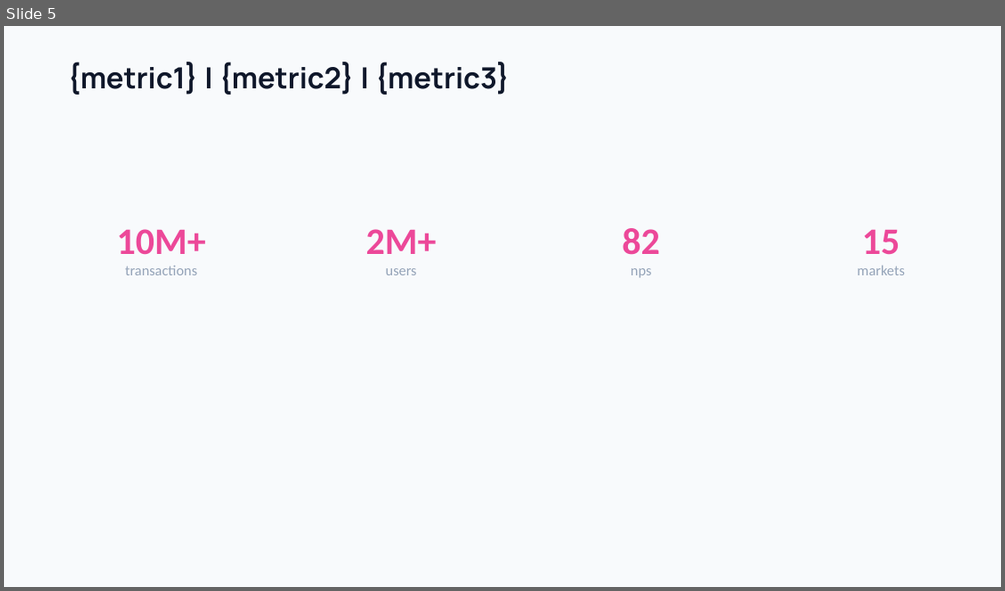
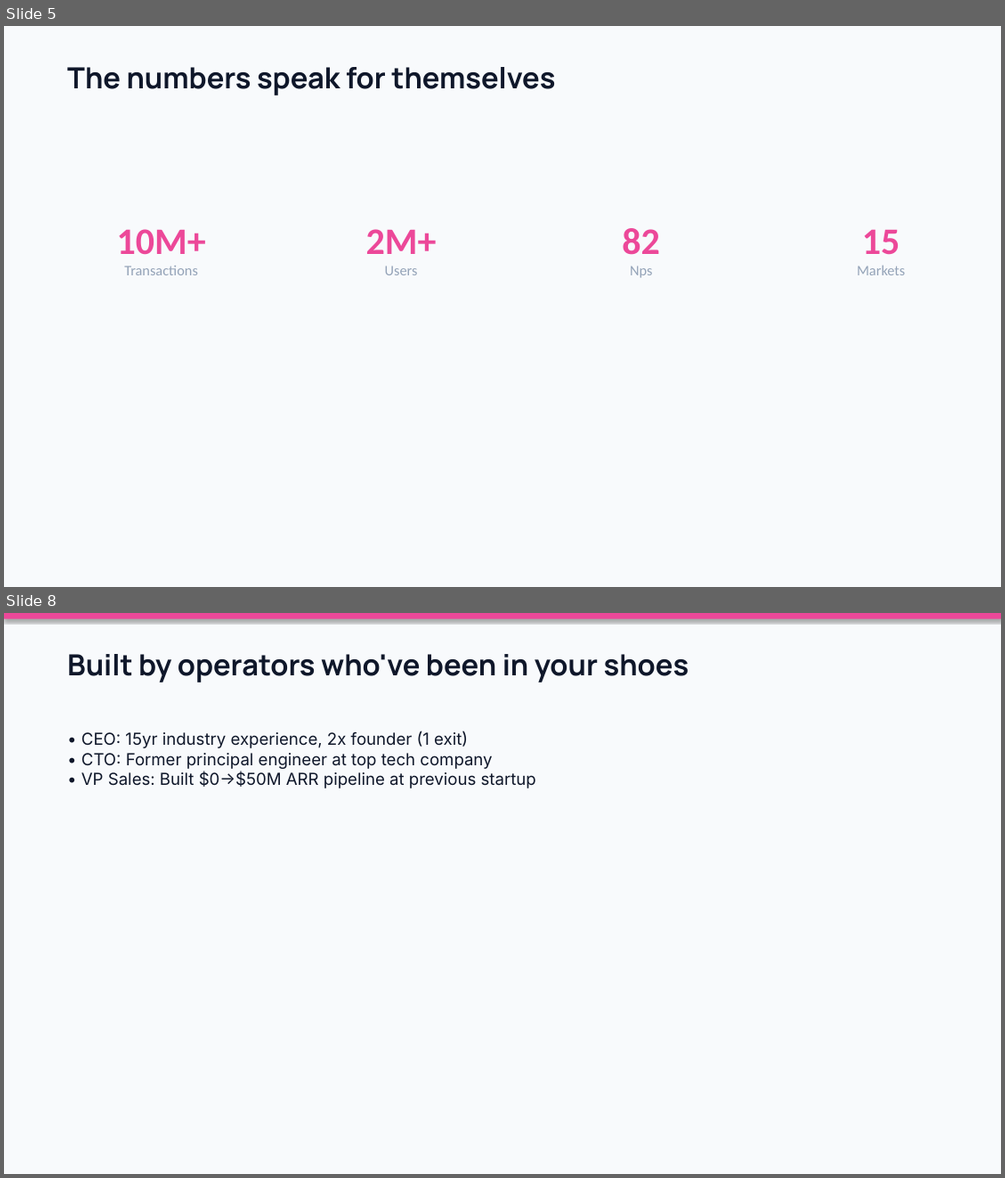
Before and after one commit to sunchaokun/PPT-Design-Skill, a slide deck: examples/04-tech-startup-launch.pptx. Shown one above the other, each under a label of ours: slide 5 before the commit, slides 5 and 8 after it; the slides between them are not shown. The pictures are 1005x591 and 1005x1178 pixels, drawn with LibreOffice and Linux fonts; fonts in the diff are those of the drawing. Boxes give left, top, right and bottom in pixels: in the first picture for what was removed or moved away, otherwise in the second. Text is boxed around its words. In the diff, an @@ line names an element or a change of style, - is before the commit and + after.

```diff
--- a/examples/04-tech-startup-launch.pptx
+++ b/examples/04-tech-startup-launch.pptx
@@ slide 8 added at [4, 613, 1001, 1174], background #F8FAFC @@
@@ rectangle added at [4, 613, 1001, 619], fill #EC4899 @@
@@ text added at [67, 654, 689, 682], 28 pt, text #0F172A, bold @@
+Built by operators who've been in your shoes
@@ text added at [81, 731, 536, 788], 16 pt, text #0F172A @@
+• CEO: 15yr industry experience, 2x founder (1 exit)
+• CTO: Former principal engineer at top tech company
+• VP Sales: Built $0→$50M ARR pipeline at previous startup
@@ slide 5 changed as well @@
@@ text at [67, 67, 555, 95]: text changed @@
-{metric1} | {metric2} | {metric3}
+The numbers speak for themselves
@@ text at [124, 265, 198, 275]: text changed @@
-transactions
+Transactions
@@ text at [385, 265, 418, 275]: text changed @@
-users
+Users
@@ text at [630, 265, 652, 278]: text changed @@
-nps
+Nps
@@ text at [857, 265, 905, 275]: text changed @@
-markets
+Markets
```
Also in this commit, not shown: 2 other slides changed, 8 other slides added, 9 slides removed, 8 other files.
